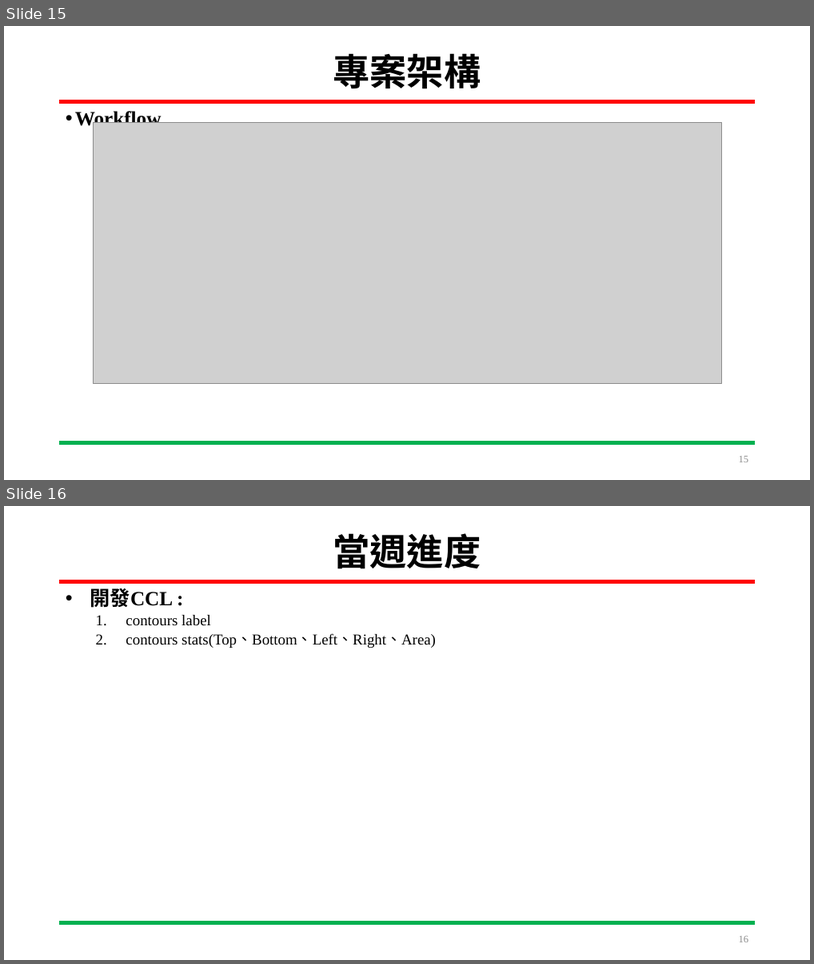
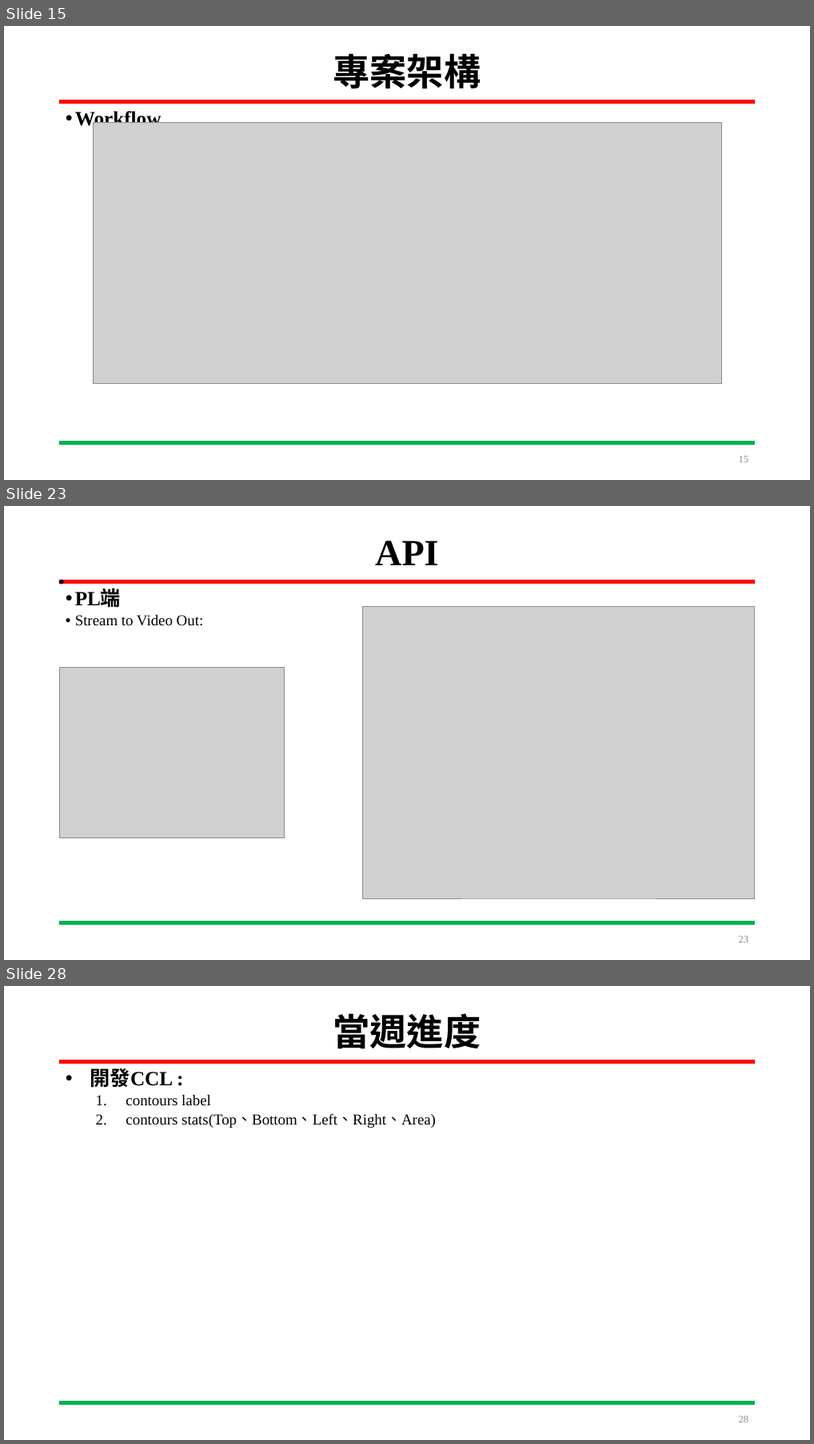
Before and after one commit to HOURFA/SoC_course, a slide deck: final_project/N03-DevelopmentLog/SoC_Final_project.pptx. Shown one above the other, each under a label of ours: slides 15 and 16 before the commit, slides 15, 23 and 28 after it; the slides between them are not shown. The pictures are 814x964 and 814x1444 pixels, drawn with LibreOffice and Linux fonts; fonts in the diff are those of the drawing; grey boxes stand for pictures. Boxes give left, top, right and bottom in pixels: in the first picture for what was removed or moved away, otherwise in the second. Text is boxed around its words. In the diff, an @@ line names an element or a change of style, - is before the commit and + after.

```diff
--- a/final_project/N03-DevelopmentLog/SoC_Final_project.pptx
+++ b/final_project/N03-DevelopmentLog/SoC_Final_project.pptx
@@ slide 23 added at <box>4,506,810,960</box>, background #FFFFFF; not listed: 2 template elements that a slide beside it also shows @@
@@ title added at <box>375,540,439,565</box>, 44 pt, text #000000, bold @@
+API
@@ donut added at <box>60,580,63,584</box>, fill #FF0000, outline #000000 1 pt @@
@@ text added at <box>75,589,204,626</box>, 18 pt, text #000000 @@
+• PL端
+• Stream to Video Out:
@@ picture added at <box>362,607,754,899</box> @@
@@ picture added at <box>60,667,284,837</box> @@
@@ page number added at <box>739,936,750,942</box>, 12 pt, text #8C8C8C @@
+23
@@ what was slide 16 is now slide 28 @@
@@ page number at <box>739,1416,750,1422</box>: text changed @@
-16
+28
```
Also in this commit, not shown: 7 slides changed, 12 other slides added.
